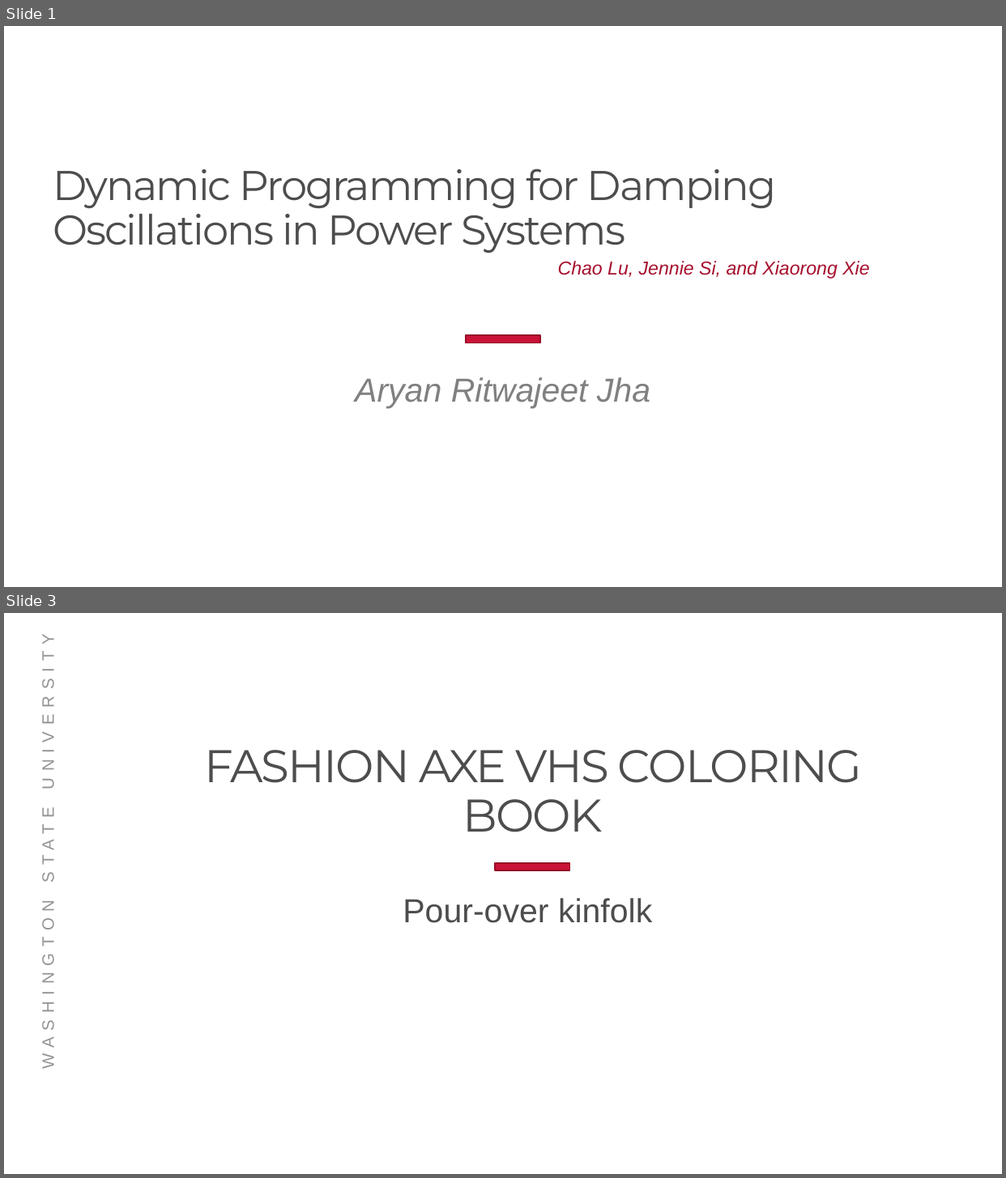
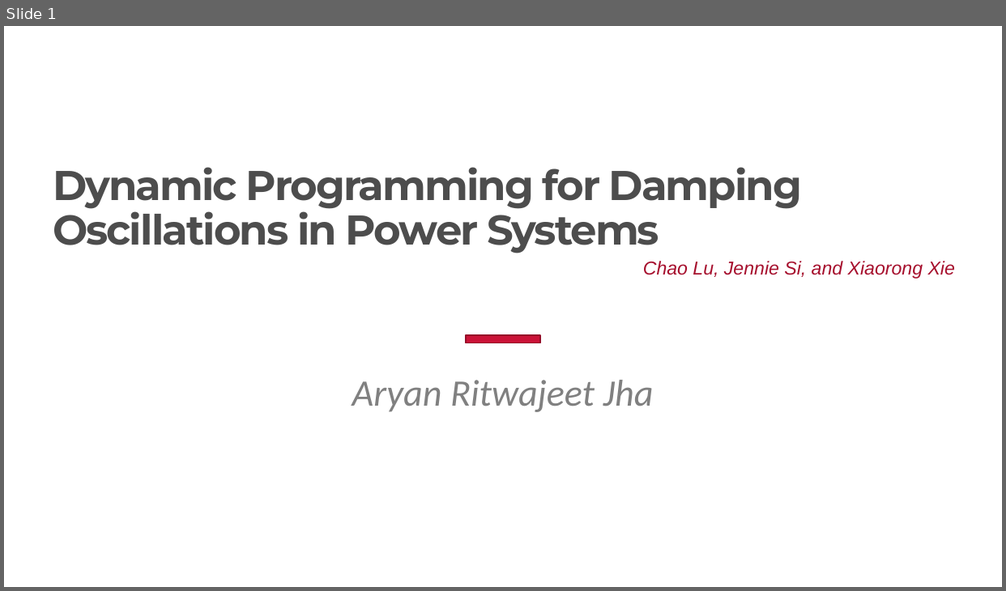
Before and after one commit to Realife-Brahmin/structured_courses, a slide deck: ee523/evaluation/p/ee523_project_presentation_aryan_ritwajeet_jha.pptx. Shown one above the other, each under a label of ours: slides 1 and 3 before the commit, slide 1 after it; the slides between them are not shown. The pictures are 1006x1178 and 1006x591 pixels, drawn with LibreOffice and Linux fonts; fonts in the diff are those of the drawing; background and template pictures are left out. Boxes give left, top, right and bottom in pixels: in the first picture for what was removed or moved away, otherwise in the second. Text is boxed around its words. In the diff, an @@ line names an element or a change of style, - is before the commit and + after.

```diff
--- a/ee523/evaluation/p/ee523_project_presentation_aryan_ritwajeet_jha.pptx
+++ b/ee523/evaluation/p/ee523_project_presentation_aryan_ritwajeet_jha.pptx
@@ slide 3 removed at bbox=[4, 613, 1002, 1174], background #FFFFFF @@
@@ title removed at bbox=[204, 750, 862, 833] @@
-FASHION AXE VHS COLORING BOOK
@@ rectangle removed at bbox=[495, 863, 570, 871] @@
@@ text removed at bbox=[403, 898, 652, 923] @@
-Pour-over kinfolk
@@ text removed at bbox=[39, 918, 57, 1064] @@
-WASHINGTON STATE UNIVERSITY
@@ slide 1 changed as well @@
@@ title "Dynamic Programming for Damping Oscillations ..." at bbox=[53, 167, 803, 254]: bold on @@
@@ text "Chao Lu, Jennie Si, and ...": place and size @@
-text "Chao Lu, Jennie Si, and ..." at bbox=[558, 261, 869, 279]
+text "Chao Lu, Jennie Si, and ..." at bbox=[643, 261, 955, 279]
@@ subtitle "Aryan Ritwajeet Jha" at bbox=[352, 380, 654, 412]: size 32 to 36 pt, font Arial to Calibri @@
```
Also in this commit, not shown: 2 slides added, 7 other slides removed, 1 other file.
